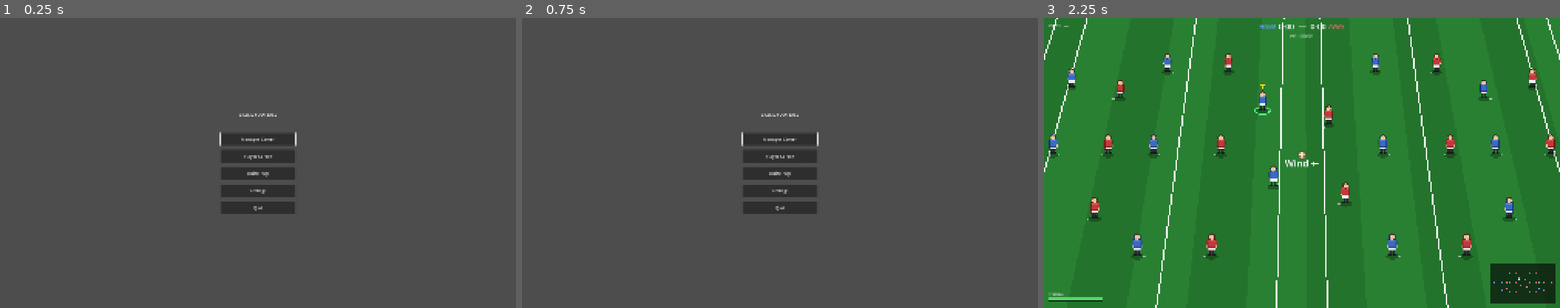
Above: before the commit, frames 1-3 (left to right).
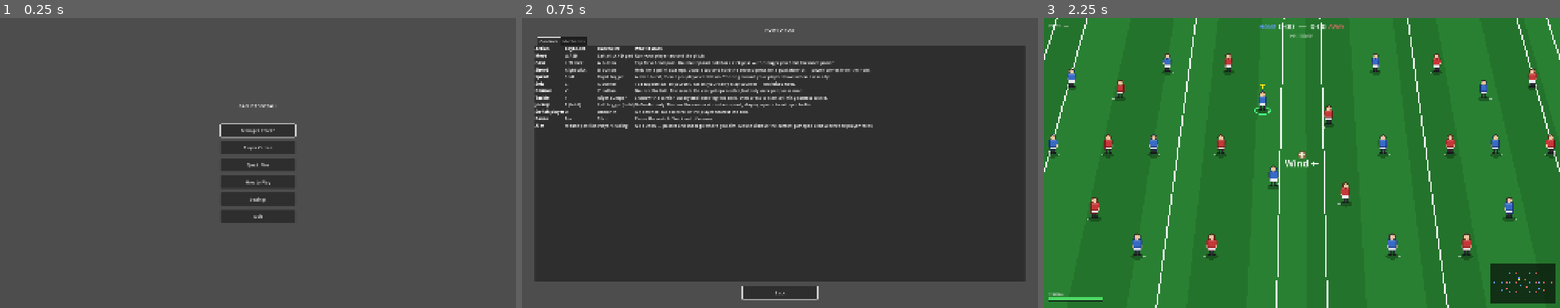
Above: after the commit, the same moments.

Repository: cathalging/gaelic-football
Game: Godot game, scene res://ui/main_menu/main_menu.tscn
Same seed, same stepped clock (60 frames per second), same inputs: the game is played once before the commit and once after it.
Inputs (mouse positions are in pixels of both pictures, inside the frame that each line leads up to):
- Up to frame 1 (0.25 s): no input
- Up to frame 2 (0.75 s): click (780, 183) at 0.5 s, where only the run after the commit has a clickable "How to Play"
- Up to frame 3 (2.25 s): click (1302, 293) at 1.25 s, where only the run after the commit has a clickable "Back"; click "Quick Play" at 2 s

The runs differ from the first frame. In frame 1, 2.5% of the frame differs, in the area x 42-58%, y 29-71%; in frame 2, 74%, in the area x 2-98%, y 3-98%; in frame 3, nothing differs.

Commit message:
Add How to Play tutorial screen to main menu
New ui/tutorial/ screen reached from the main menu, routed through
GameManager.open_tutorial(). A TabContainer shows a Controls grid
(keyboard + controller for every input action) and a Mechanics tab
explaining carrying, passing, shooting, point-vs-goal, tackling,
charging down, sprint/switching, and set pieces. Content is built
as BBCode in script, sourced from the input map and match-feel
notes in CLAUDE.md.

Co-Authored-By: Claude Opus 4.8 <noreply@anthropic.com>

Diff:
--- a/autoloads/game_manager.gd
+++ b/autoloads/game_manager.gd
@@ -17,6 +17,7 @@
 	PLAYER_CAREER,
 	MATCH,
 	SETTINGS,
+	TUTORIAL,
 }
 
 ## Which career the user chose on the main menu. CareerManager uses this to
@@ -29,6 +30,7 @@
 
 const SCENE_MAIN_MENU := "res://ui/main_menu/main_menu.tscn"
 const SCENE_SETTINGS  := "res://ui/settings/settings.tscn"
+const SCENE_TUTORIAL  := "res://ui/tutorial/tutorial.tscn"
 const SCENE_MATCH     := "res://scenes/match/MatchScene.tscn"
 # const SCENE_MANAGER_HUB := "res://scenes/manager/manager_hub.tscn"
 
@@ -68,6 +70,11 @@
 	change_scene(SCENE_SETTINGS)
 
 
+func open_tutorial() -> void:
+	_set_state(State.TUTORIAL)
+	change_scene(SCENE_TUTORIAL)
+
+
 func return_to_main_menu() -> void:
 	career_mode = CareerMode.NONE
 	_set_state(State.MAIN_MENU)
--- a/ui/main_menu/main_menu.gd
+++ b/ui/main_menu/main_menu.gd
@@ -21,6 +21,10 @@
 	GameManager.start_quick_play()
 
 
+func _on_tutorial_pressed() -> void:
+	GameManager.open_tutorial()
+
+
 func _on_settings_pressed() -> void:
 	GameManager.open_settings()
 
--- a/ui/main_menu/main_menu.tscn
+++ b/ui/main_menu/main_menu.tscn
@@ -50,6 +50,12 @@
 layout_mode = 2
 text = "Quick Play"
 
+[node name="TutorialButton" type="Button" parent="CenterContainer/VBoxContainer" unique_id=1948358690]
+unique_name_in_owner = true
+custom_minimum_size = Vector2(280, 48)
+layout_mode = 2
+text = "How to Play"
+
 [node name="SettingsButton" type="Button" parent="CenterContainer/VBoxContainer" unique_id=1948358689]
 unique_name_in_owner = true
 custom_minimum_size = Vector2(280, 48)
@@ -65,5 +71,6 @@
 [connection signal="pressed" from="CenterContainer/VBoxContainer/ManagerCareerButton" to="." method="_on_manager_career_pressed"]
 [connection signal="pressed" from="CenterContainer/VBoxContainer/PlayerCareerButton" to="." method="_on_player_career_pressed"]
 [connection signal="pressed" from="CenterContainer/VBoxContainer/QuickPlayButton" to="." method="_on_quick_play_pressed"]
+[connection signal="pressed" from="CenterContainer/VBoxContainer/TutorialButton" to="." method="_on_tutorial_pressed"]
 [connection signal="pressed" from="CenterContainer/VBoxContainer/SettingsButton" to="." method="_on_settings_pressed"]
 [connection signal="pressed" from="CenterContainer/VBoxContainer/QuitButton" to="." method="_on_quit_pressed"]
--- /dev/null
+++ b/ui/tutorial/tutorial.gd
@@ -0,0 +1,98 @@
+extends Control
+## Tutorial / "How to Play" screen — a read-only reference reached from the main
+## menu. Two tabs: a Controls grid (keyboard + controller for every named input
+## action) and a Mechanics rundown explaining the systems behind those controls
+## (tackling, shooting, carrying, etc.).
+##
+## The content is built as BBCode in _ready() rather than baked into the .tscn so
+## the strings stay readable and edit-friendly here, next to the source of truth
+## (the input map and match-feel notes in CLAUDE.md). This screen owns no state;
+## it backs out to the menu on the "pause"/"ui_cancel" action or the Back button.
+
+## One control row: action name, keyboard binding, controller binding, and notes.
+const CONTROLS := [
+	["Move", "WASD", "Left stick / D-pad", "Run your player around the pitch."],
+	["Pass", "Left click", "A button", "Tap for a hand pass. Double-tap and hold for a kick pass — the longer you hold, the more power."],
+	["Shoot", "Right click", "B button", "Hold for a point attempt. Double-tap and hold the second press for a goal attempt — power comes from the hold."],
+	["Sprint", "Shift", "Right trigger", "A dash burst, then a per-player cooldown. The ring around your player shows when it is ready."],
+	["Solo", "C", "X button", "Toe-tap the ball to yourself. Resets your carry-step counter — unlimited uses."],
+	["Bounce", "V", "Y button", "Bounce the ball. Also resets the carry-step counter, but only once per possession."],
+	["Tackle", "F", "Right bumper", "Shadow the carrier closely until the ring fills solid, then press to start a timing-contest tackle."],
+	["Jockey", "E (hold)", "Left trigger (hold)", "Defender only. Shadow the carrier at contain speed, staying square to set up a tackle."],
+	["Switch player", "Q", "Button 9", "On defence, take control of the player nearest the ball."],
+	["Pause", "Esc", "Start", "Pause the match / back out of menus."],
+	["Aim", "Mouse position", "Player's facing", "No button — passes and shots go where you aim. Mouse aims at the cursor; gamepad aims where the player faces."],
+]
+
+## Each entry is a [heading, body] pair rendered as one block in the Mechanics tab.
+const MECHANICS := [
+	[
+		"Carrying the ball",
+		"You can only take a few steps while holding the ball before you must release it. The carry-step counter fills as you run; [b]solo[/b] (toe-tap) or [b]bounce[/b] resets it so you can keep going. Solo is unlimited, but you only get one bounce per possession — so chain solos to travel and save the bounce. Run out of steps without releasing and you cough up the ball.",
+	],
+	[
+		"Passing",
+		"A quick [b]tap[/b] of pass plays a short hand pass to a teammate in the direction you are aiming. For distance, [b]double-tap and hold[/b] to wind up a kick pass — the power bar fills while you hold, and the ball travels further the longer you charge. Passes can never score: the ball stops being a shot the moment it leaves your hands.",
+	],
+	[
+		"Shooting & the sweet spot",
+		"[b]Hold shoot[/b] for a point attempt; [b]double-tap and hold[/b] the second press for a goal attempt. A power bar fills fast and has a [color=#7CFC00]green sweet-spot marker[/color]. Releasing near the sweet spot gives the cleanest strike. [b]Overcharging[/b] — holding all the way to the top — sprays the shot off target, so let go a touch early for accuracy.",
+	],
+	[
+		"Points vs goals",
+		"What you score is decided by the ball's actual arc as it crosses the goal line, not by which attempt you pressed. Over the crossbar = a [b]point[/b]; under the bar (into the net) = a [b]goal[/b]. The ball gains a ring when it is above crossbar height, and the crossbar is drawn in a warm colour, so you can read the height as it flies. There is a little leeway just outside the posts.",
+	],
+	[
+		"Tackling",
+		"You cannot tackle from anywhere. First [b]shadow the carrier[/b] within a close radius for a moment — the ring around your defender fills as you close the gap and goes solid when a tackle can land. Pressing [b]tackle[/b] then starts a timing-contest: win it and you strip the ball. [b]Jockey[/b] (hold) helps you contain and stay square while you close in.",
+	],
+	[
+		"Charging down a shot",
+		"Tackling and blocking are separate. Even when the tackle ring is not solid, getting square in front of a shooter lets you [b]charge down[/b] the shot head-on — a front-on block that does not need the close-shadow engagement a tackle does.",
+	],
+	[
+		"Sprint & switching on defence",
+		"[b]Sprint[/b] is a dash burst on a per-player cooldown that recovers in the background — when you switch to a player their dash is topped up and ready. On defence, [b]switch player[/b] hands you whoever is nearest the ball, so you can chase down the play without micromanaging the whole team.",
+	],
+	[
+		"Set pieces & kickouts",
+		"When you take a free, sideline or kickout, there is no countdown — the set piece arms immediately, so aim and go. When the AI takes one, it waits a beat before kicking to give you time to react and set up.",
+	],
+]
+
+
+func _ready() -> void:
+	%ControlsText.text = _build_controls_bbcode()
+	%MechanicsText.text = _build_mechanics_bbcode()
+	%BackButton.grab_focus()
+
+
+func _on_back_pressed() -> void:
+	GameManager.return_to_main_menu()
+
+
+func _unhandled_input(event: InputEvent) -> void:
+	if event.is_action_pressed("pause") or event.is_action_pressed("ui_cancel"):
+		GameManager.return_to_main_menu()
+
+
+## Render the controls as a four-column BBCode table (action / key / pad / notes).
+func _build_controls_bbcode() -> String:
+	var out := "[table=4]"
+	out += _control_row("[b]Action[/b]", "[b]Keyboard[/b]", "[b]Controller[/b]", "[b]What it does[/b]")
+	for row in CONTROLS:
+		out += _control_row("[b]%s[/b]" % row[0], row[1], row[2], row[3])
+	out += "[/table]"
+	return out
+
+
+func _control_row(action: String, key: String, pad: String, notes: String) -> String:
+	return "[cell]%s[/cell][cell]%s[/cell][cell]%s[/cell][cell]%s[/cell]" % [action, key, pad, notes]
+
+
+## Render the mechanics as headed paragraphs separated by blank lines.
+func _build_mechanics_bbcode() -> String:
+	var blocks := PackedStringArray()
+	for entry in MECHANICS:
+		blocks.append("[font_size=20][b]%s[/b][/font_size]\n%s" % [entry[0], entry[1]])
+	return "\n\n".join(blocks)
--- /dev/null
+++ b/ui/tutorial/tutorial.tscn
@@ -0,0 +1,71 @@
+[gd_scene load_steps=2 format=3]
+
+[ext_resource type="Script" path="res://ui/tutorial/tutorial.gd" id="1_tutorial"]
+
+[node name="Tutorial" type="Control"]
+layout_mode = 3
+anchors_preset = 15
+anchor_right = 1.0
+anchor_bottom = 1.0
+grow_horizontal = 2
+grow_vertical = 2
+script = ExtResource("1_tutorial")
+
+[node name="MarginContainer" type="MarginContainer" parent="."]
+layout_mode = 1
+anchors_preset = 15
+anchor_right = 1.0
+anchor_bottom = 1.0
+grow_horizontal = 2
+grow_vertical = 2
+theme_override_constants/margin_left = 48
+theme_override_constants/margin_top = 32
+theme_override_constants/margin_right = 48
+theme_override_constants/margin_bottom = 32
+
+[node name="VBoxContainer" type="VBoxContainer" parent="MarginContainer"]
+layout_mode = 2
+theme_override_constants/separation = 16
+
+[node name="Title" type="Label" parent="MarginContainer/VBoxContainer"]
+layout_mode = 2
+text = "HOW TO PLAY"
+horizontal_alignment = 1
+
+[node name="TabContainer" type="TabContainer" parent="MarginContainer/VBoxContainer"]
+layout_mode = 2
+size_flags_vertical = 3
+
+[node name="Controls" type="ScrollContainer" parent="MarginContainer/VBoxContainer/TabContainer"]
+layout_mode = 2
+horizontal_scroll_mode = 0
+
+[node name="ControlsText" type="RichTextLabel" parent="MarginContainer/VBoxContainer/TabContainer/Controls"]
+unique_name_in_owner = true
+layout_mode = 2
+size_flags_horizontal = 3
+size_flags_vertical = 3
+bbcode_enabled = true
+fit_content = true
+
+[node name="Mechanics" type="ScrollContainer" parent="MarginContainer/VBoxContainer/TabContainer"]
+visible = false
+layout_mode = 2
+horizontal_scroll_mode = 0
+
+[node name="MechanicsText" type="RichTextLabel" parent="MarginContainer/VBoxContainer/TabContainer/Mechanics"]
+unique_name_in_owner = true
+layout_mode = 2
+size_flags_horizontal = 3
+size_flags_vertical = 3
+bbcode_enabled = true
+fit_content = true
+
+[node name="BackButton" type="Button" parent="MarginContainer/VBoxContainer"]
+unique_name_in_owner = true
+custom_minimum_size = Vector2(280, 48)
+layout_mode = 2
+size_flags_horizontal = 4
+text = "Back"
+
+[connection signal="pressed" from="MarginContainer/VBoxContainer/BackButton" to="." method="_on_back_pressed"]
Not shown, added: ui/tutorial/tutorial.gd.uid
